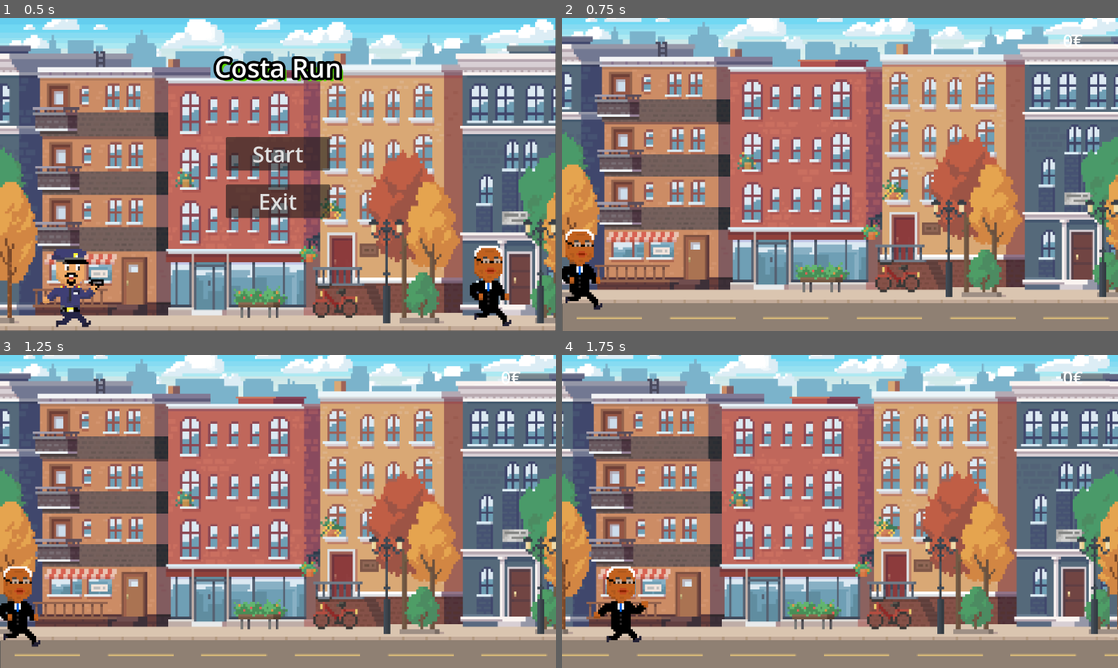
Above: before the commit, frames 1-4 (two rows, left to right).
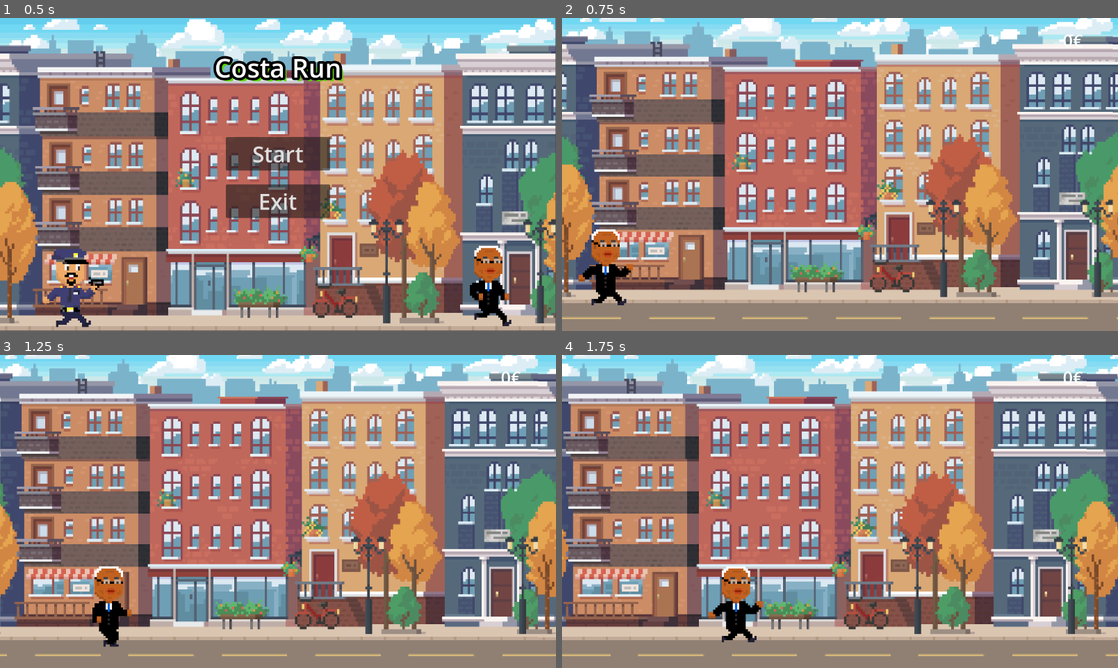
Above: after the commit, the same moments.

Repository: AlexandreCotorobai/CostaFuga
Game: Godot game, scene res://scenes/Initial_Menu.tscn
The game is run twice, just before and just after one commit, with the same random seed, the same clock (stepped at 60 frames per second) and the same inputs.
Inputs (mouse positions are in pixels of both pictures, inside the frame that each line leads up to):
- Up to frame 1 (0.5 s): no input
- Up to frame 2 (0.75 s): click "Start" at 0.5 s
- Up to frame 3 (1.25 s): no input
- Up to frame 4 (1.75 s): move the mouse to (962, 495) at 1.27 s; click (962, 495) at 1.42 s

Frame 1 is identical in both runs. In frame 2, 33% of the frame differs, in the area x 0-100%, y 0-100%; in frame 3, 53%; in frame 4, 55%, in the area x 0-100%, y 0-97%.

Commit message:
Update main.gd

Diff:
--- a/src/main.gd
+++ b/src/main.gd
@@ -20,6 +20,8 @@
 	screen_size = get_window().size
 	ground_height = $Ground.get_node("Sprite2D").texture.get_height()
 	new_game()
+	$Timer.start()
+	consts.game_running = true
 
 func new_game():
 	game_over = false
@@ -29,17 +31,6 @@
 	moneyArray.clear()
 	generate_money()
 	$Costa.reset()
-
-func start_game():
-	consts.game_running = true
-	$Timer.start()
-
-func _input(event):
-	if game_over == false:
-		if event is InputEventMouseButton:
-			if event.button_index == MOUSE_BUTTON_LEFT and event.pressed:
-				if consts.game_running == false:
-					start_game()
 
 # Called every frame. 'delta' is the elapsed time since the previous frame.
 func _process(delta):
